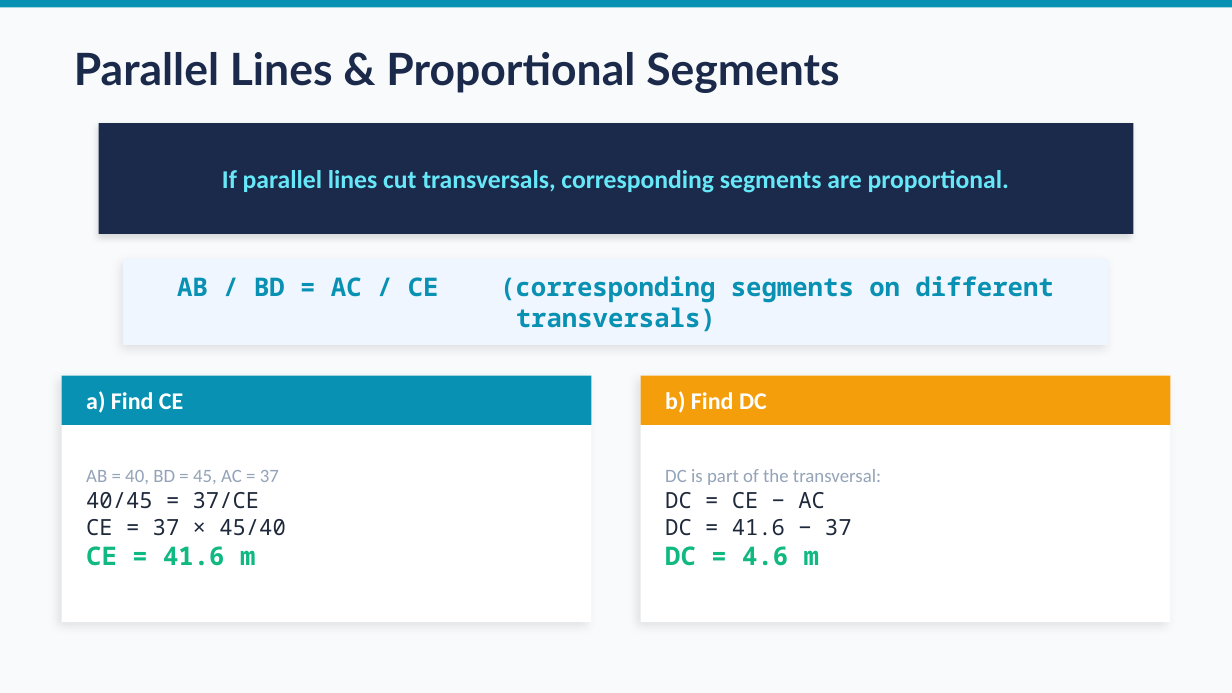
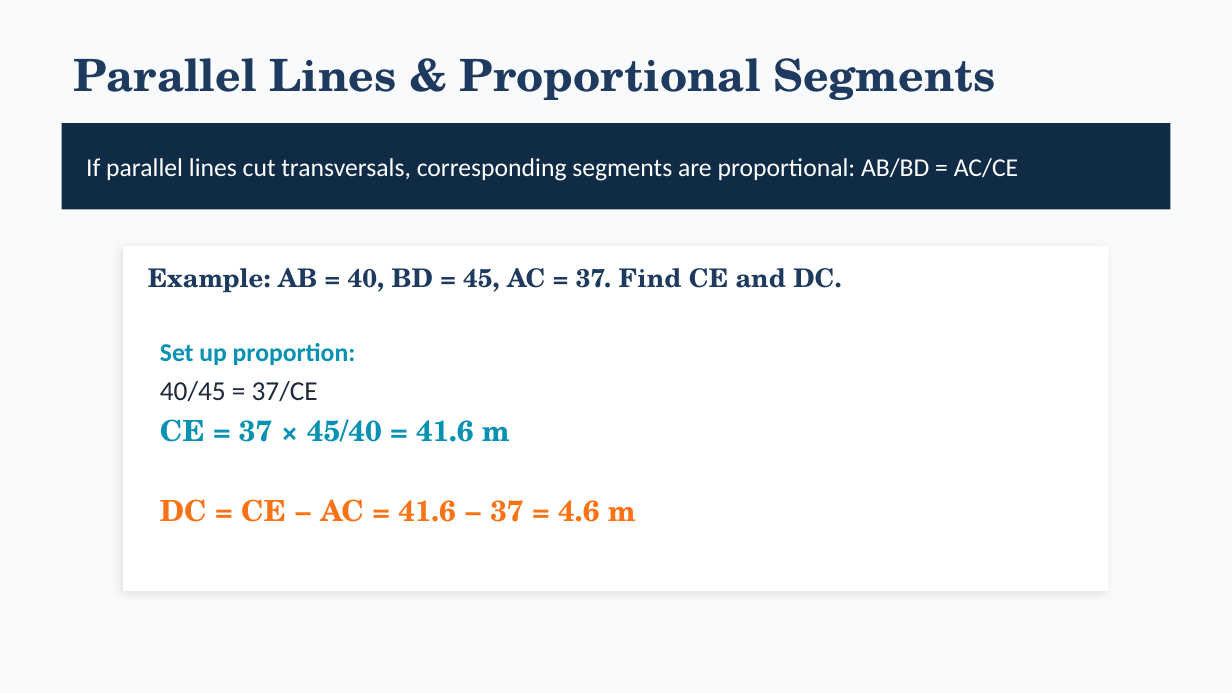
Before and after one commit to andrewhvolk/andrewhvolk.github.io, a slide deck: slide 9 of slides/Math130Unit2E.pptx (slide 19 before the commit). Drawn at 1232x693 pixels with LibreOffice and Linux fonts; fonts in the diff are those of the drawing. Boxes give left, top, right and bottom in pixels: in the first picture for what was removed or moved away, otherwise in the second. Text is boxed around its words. In the diff, an @@ line names an element or a change of style, - is before the commit and + after.

```diff
--- a/slides/Math130Unit2E.pptx
+++ b/slides/Math130Unit2E.pptx
@@ rectangle removed at [0, 0, 1232, 7] @@
@@ text "Parallel Lines & Proportional Segments" at [74, 58, 995, 100]: font Lato to TeX Gyre Schola, text colour #1B2A4A to #1E3A5F @@
@@ rectangle: place and size @@
-rectangle at [99, 123, 1133, 234]
+rectangle at [62, 123, 1170, 209]
@@ rectangle at [62, 123, 1170, 209]: fill #1B2A4A to #0F2B46; shadow off @@
@@ text at [86, 158, 1018, 181]: text changed; text colour #67E8F9 to #FFFFFF; bold off @@
-If parallel lines cut transversals, corresponding segments are proportional.
+If parallel lines cut transversals, corresponding segments are proportional: AB/BD = AC/CE
@@ rectangle: place and size @@
-rectangle at [62, 376, 591, 622]
+rectangle at [123, 246, 1109, 591]
@@ rectangle at [123, 246, 1109, 591]: shadow changed @@
@@ rectangle removed at [123, 259, 1109, 345] @@
@@ text at [148, 268, 841, 293]: text changed; font Noto Sans Mono to TeX Gyre Schola; text colour #0891B2 to #1E3A5F @@
-AB / BD = AC / CE (corresponding segments on different transversals)
+Example: AB = 40, BD = 45, AC = 37. Find CE and DC.
@@ text "Set up proportion:": place and size @@
-text "Set up proportion:" at [86, 470, 286, 536]
+text "Set up proportion:" at [160, 343, 636, 522]
@@ text at [160, 343, 356, 365]: text changed; size 11 to 15 pt; text colour #94A3B8 to #0891B2; bold on @@
-AB = 40, BD = 45, AC = 37
+Set up proportion:
@@ rectangle removed at [62, 376, 591, 425] @@
@@ text at [160, 381, 318, 401]: size 13 to 16 pt, font Noto Sans Mono to Calibri in "40/45 = 37/CE"; more space between paragraphs @@
@@ rectangle removed at [641, 376, 1170, 622] @@
@@ rectangle removed at [641, 376, 1170, 425] @@
@@ text removed at [86, 391, 183, 413] @@
-a) Find CE
@@ text at [160, 419, 636, 522]: text changed; size 13 to 17 pt; font Noto Sans Mono to TeX Gyre Schola; text colour #1E293B to #F97316; bold on @@
-CE = 37 × 45/40
-CE = 41.6 m
+CE = 37 × 45/40 = 41.6 m
+DC = CE − AC = 41.6 − 37 = 4.6 m
@@ text removed at [665, 391, 767, 413] @@
-b) Find DC
@@ text removed at [665, 469, 881, 566] @@
-DC is part of the transversal:
-DC = CE − AC
-DC = 41.6 − 37
-DC = 4.6 m
```
Also in this commit, not shown: 9 other slides changed, 3 slides added, 15 slides removed, 4 other files.
